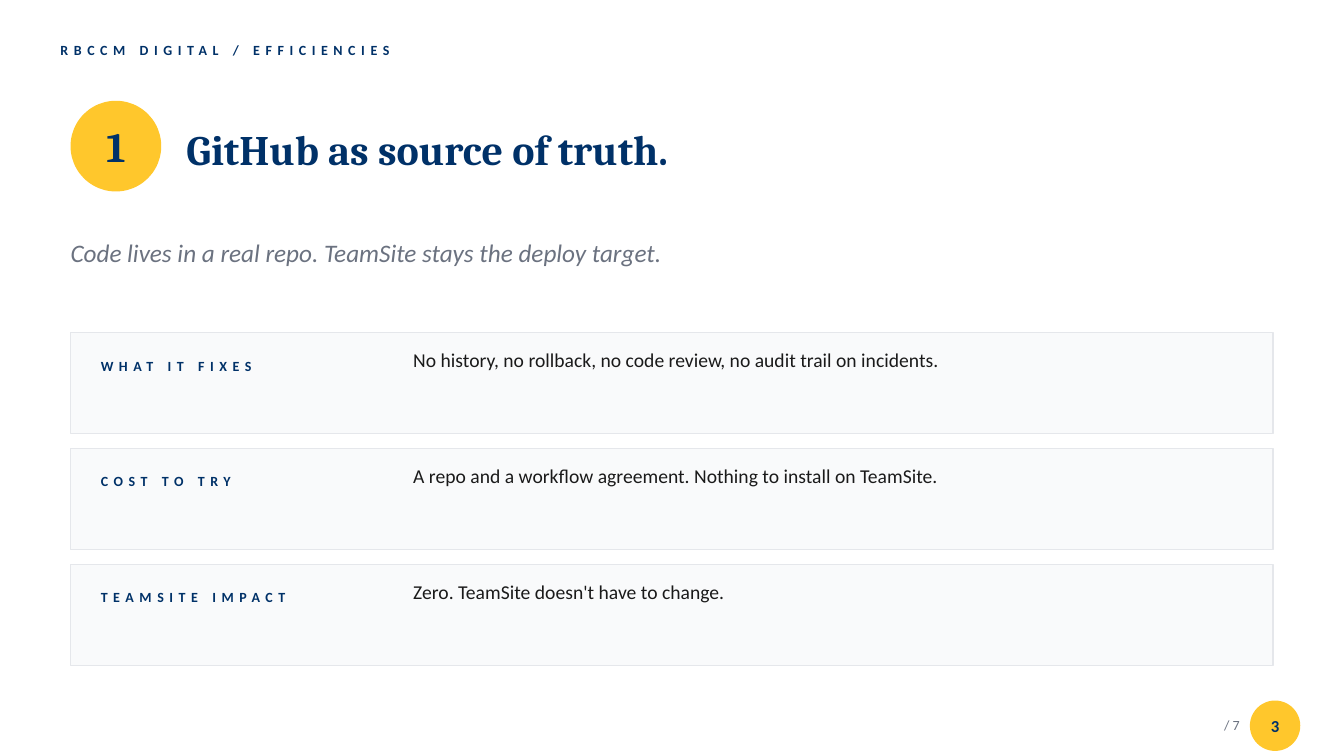
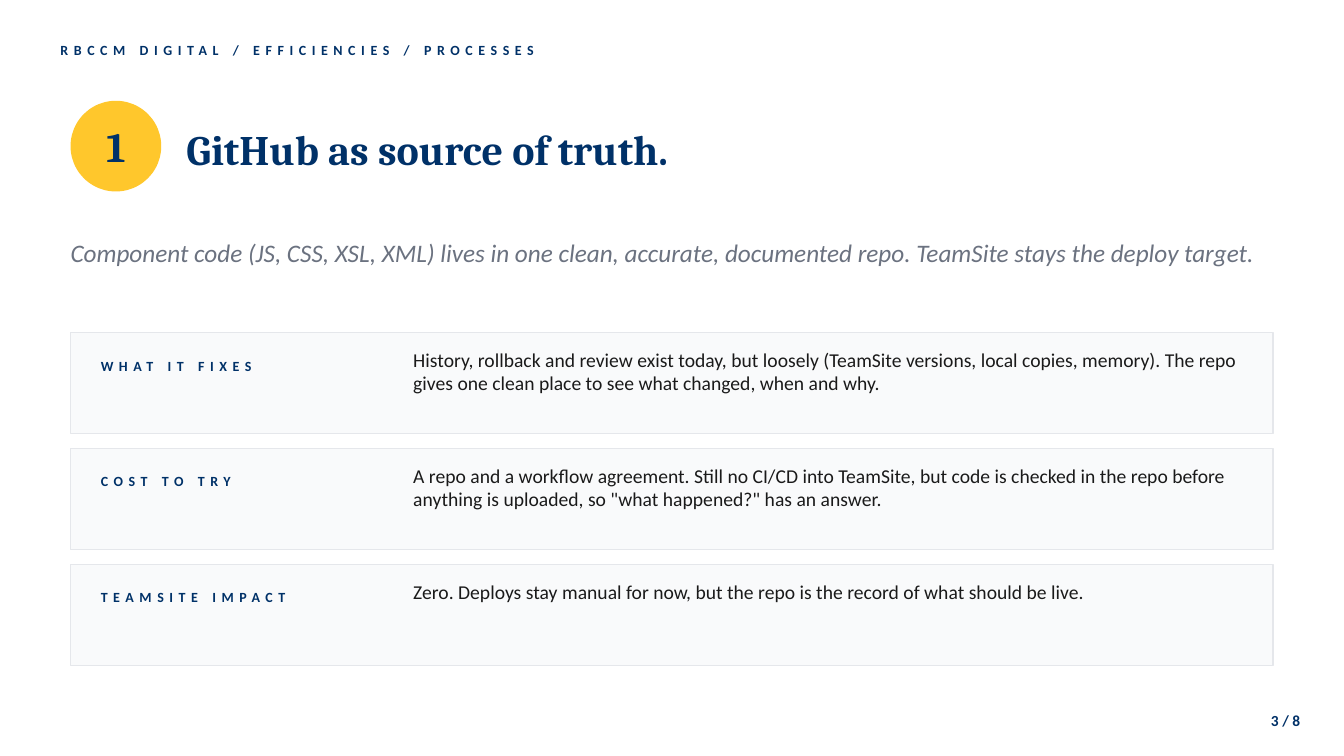
Before and after one commit to JustinLBannister/RBCCM, a slide deck: slide 3 of RBCCM Digital Efficiencies.pptx. Drawn at 1344x756 pixels with LibreOffice and Linux fonts; fonts in the diff are those of the drawing. Boxes give left, top, right and bottom in pixels: in the first picture for what was removed or moved away, otherwise in the second. Text is boxed around its words. In the diff, an @@ line names an element or a change of style, - is before the commit and + after.

```diff
--- a/RBCCM Digital Efficiencies.pptx
+++ b/RBCCM Digital Efficiencies.pptx
@@ text at box(60, 45, 534, 55): text changed @@
-RBCCM DIGITAL / EFFICIENCIES
+RBCCM DIGITAL / EFFICIENCIES / PROCESSES
@@ text at box(71, 244, 1253, 267): text changed @@
-Code lives in a real repo. TeamSite stays the deploy target.
+Component code (JS, CSS, XSL, XML) lives in one clean, accurate, documented repo. TeamSite stays the deploy target.
@@ text at box(413, 353, 1236, 394): text changed @@
-No history, no rollback, no code review, no audit trail on incidents.
+History, rollback and review exist today, but loosely (TeamSite versions, local copies, memory). The repo gives one clean place to see what changed, when and why.
@@ text at box(413, 469, 1224, 510): text changed @@
-A repo and a workflow agreement. Nothing to install on TeamSite.
+A repo and a workflow agreement. Still no CI/CD into TeamSite, but code is checked in the repo before anything is uploaded, so "what happened?" has an answer.
@@ text at box(413, 585, 1083, 602): text changed @@
-Zero. TeamSite doesn't have to change.
+Zero. Deploys stay manual for now, but the repo is the record of what should be live.
@@ ellipse removed at box(1250, 701, 1301, 751) @@
@@ text at box(1271, 715, 1300, 726): text changed; size 12 to 11 pt @@
-3
+3 / 8
@@ text removed at box(1233, 721, 1240, 730) @@
-/ 7
```
Also in this commit, not shown: 6 other slides changed, 1 slide added, 1 other file.
